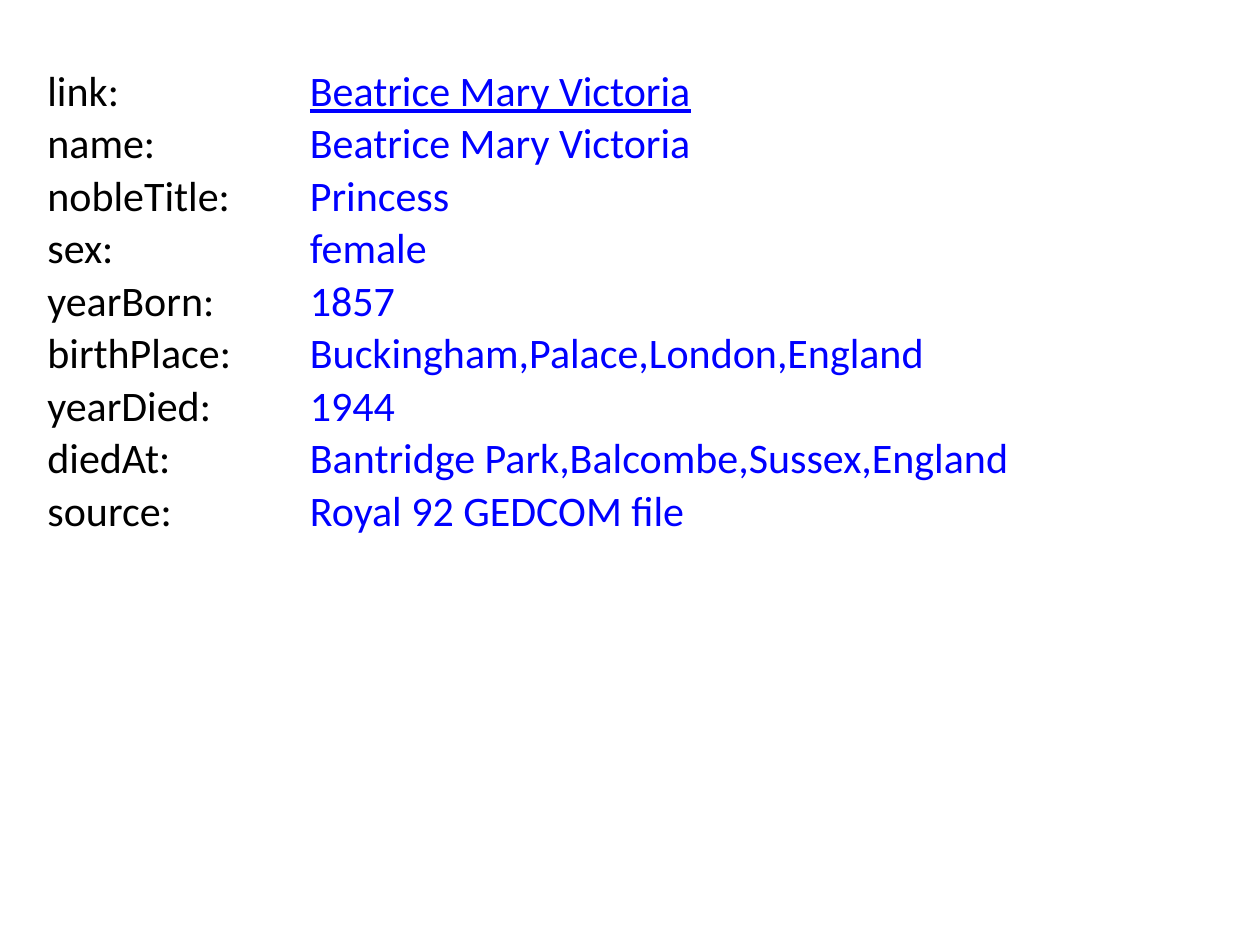
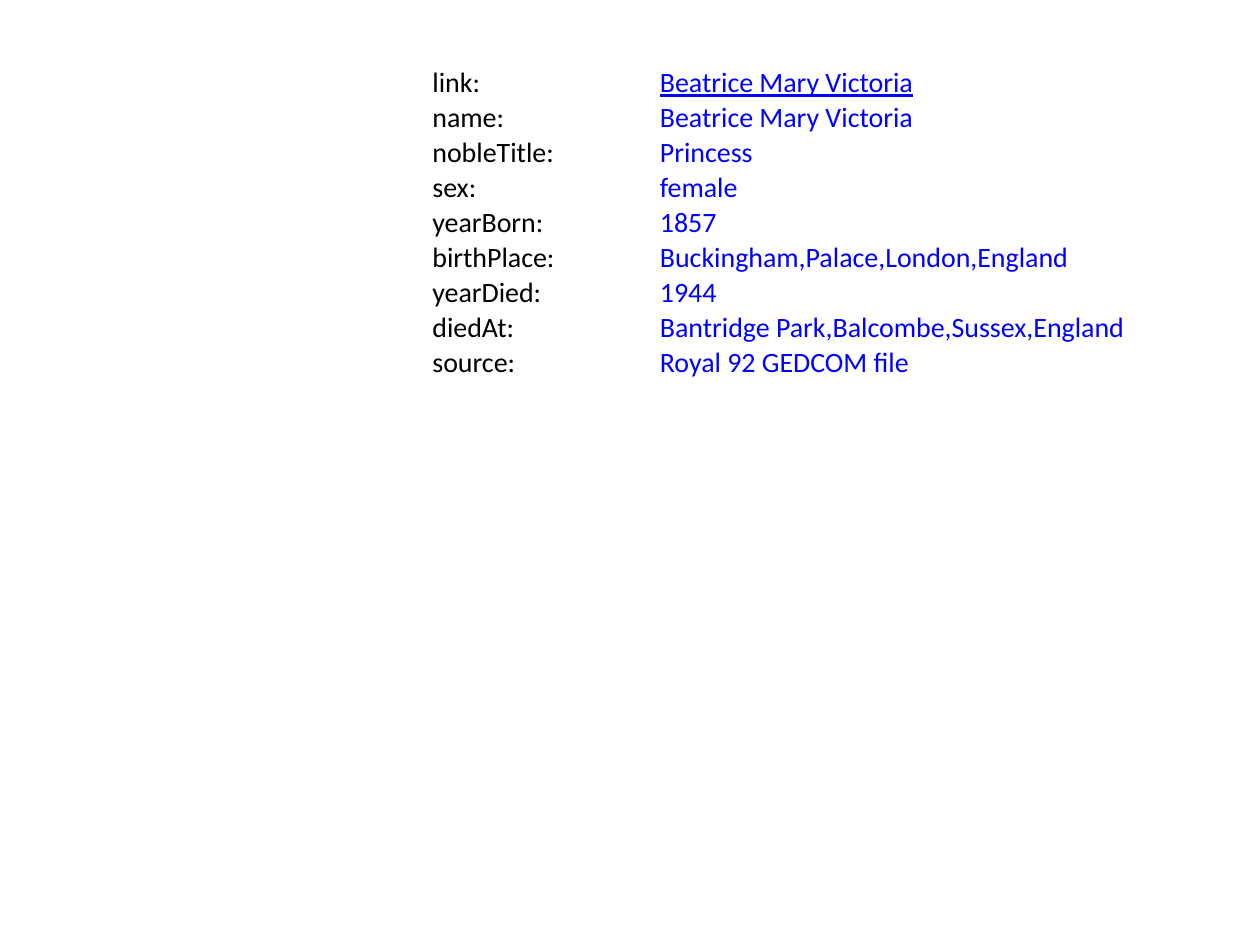
Before and after one commit to BITPlan/com.bitplan.simplegraph, a slide deck: slide 10 of QueenVictoriaRoyal92.pptx. Drawn at 1260x945 pixels with LibreOffice and Linux fonts; fonts in the diff are those of the drawing. Boxes give left, top, right and bottom in pixels: in the first picture for what was removed or moved away, otherwise in the second. Text is boxed around its words. In the diff, an @@ line names an element or a change of style, - is before the commit and + after.

```diff
--- a/QueenVictoriaRoyal92.pptx
+++ b/QueenVictoriaRoyal92.pptx
@@ text "link:": place and size @@
-text "link:" at box(47, 76, 119, 107)
+text "link:" at box(432, 72, 480, 92)
@@ text "Beatrice Mary Victoria": place and size @@
-text "Beatrice Mary Victoria" at box(310, 129, 690, 165)
+text "Beatrice Mary Victoria" at box(660, 107, 912, 132)
@@ text "name:": place and size @@
-text "name:" at box(47, 137, 155, 159)
+text "name:" at box(432, 113, 504, 127)
@@ text "Beatrice Mary Victoria": place and size @@
-text "Beatrice Mary Victoria" at box(310, 77, 690, 113)
+text "Beatrice Mary Victoria" at box(660, 72, 912, 97)
@@ text "nobleTitle:": place and size @@
-text "nobleTitle:" at box(47, 181, 230, 212)
+text "nobleTitle:" at box(432, 142, 553, 163)
@@ text "Princess": place and size @@
-text "Princess" at box(310, 182, 449, 212)
+text "Princess" at box(660, 142, 753, 163)
@@ text "sex:": place and size @@
-text "sex:" at box(47, 242, 113, 264)
+text "sex:" at box(432, 183, 476, 198)
@@ text "female": place and size @@
-text "female" at box(310, 233, 427, 264)
+text "female" at box(660, 177, 738, 198)
@@ text "yearBorn:": place and size @@
-text "yearBorn:" at box(47, 289, 214, 323)
+text "yearBorn:" at box(432, 214, 543, 237)
@@ text "1857": place and size @@
-text "1857" at box(310, 287, 395, 317)
+text "1857" at box(660, 213, 717, 233)
@@ text "birthPlace:": place and size @@
-text "birthPlace:" at box(47, 338, 231, 369)
+text "birthPlace:" at box(432, 247, 554, 268)
@@ text "Buckingham,Palace,London,England": place and size @@
-text "Buckingham,Palace,London,England" at box(310, 338, 924, 376)
+text "Buckingham,Palace,London,England" at box(660, 247, 1068, 272)
@@ text "yearDied:": place and size @@
-text "yearDied:" at box(47, 391, 211, 428)
+text "yearDied:" at box(432, 282, 541, 307)
@@ text "1944": place and size @@
-text "1944" at box(310, 393, 395, 421)
+text "1944" at box(660, 284, 717, 302)
@@ text "diedAt:": place and size @@
-text "diedAt:" at box(47, 443, 170, 474)
+text "diedAt:" at box(432, 317, 514, 338)
@@ text "Bantridge Park,Balcombe,Sussex,England": place and size @@
-text "Bantridge Park,Balcombe,Sussex,England" at box(310, 443, 1008, 481)
+text "Bantridge Park,Balcombe,Sussex,England" at box(660, 317, 1124, 342)
@@ text "source:": place and size @@
-text "source:" at box(47, 505, 171, 527)
+text "source:" at box(432, 358, 515, 373)
@@ size 24 to 16 pt in 18 elements at box(660, 107, 912, 132), box(660, 72, 912, 97), box(660, 142, 753, 163), box(660, 177, 738, 198), box(432, 72, 480, 92), box(432, 113, 504, 127), box(432, 142, 553, 163), box(432, 183, 476, 198), box(432, 214, 543, 237), box(660, 213, 717, 233), box(432, 247, 554, 268), box(660, 247, 1068, 272), box(432, 282, 541, 307), box(660, 284, 717, 302), box(432, 317, 514, 338), box(660, 317, 1124, 342), box(432, 358, 515, 373), box(660, 352, 909, 377) @@
@@ text "Royal 92 GEDCOM file": place and size @@
-text "Royal 92 GEDCOM file" at box(310, 496, 684, 533)
+text "Royal 92 GEDCOM file" at box(660, 352, 909, 377)
```
Also in this commit, not shown: 9 other slides changed, 7 other files.
